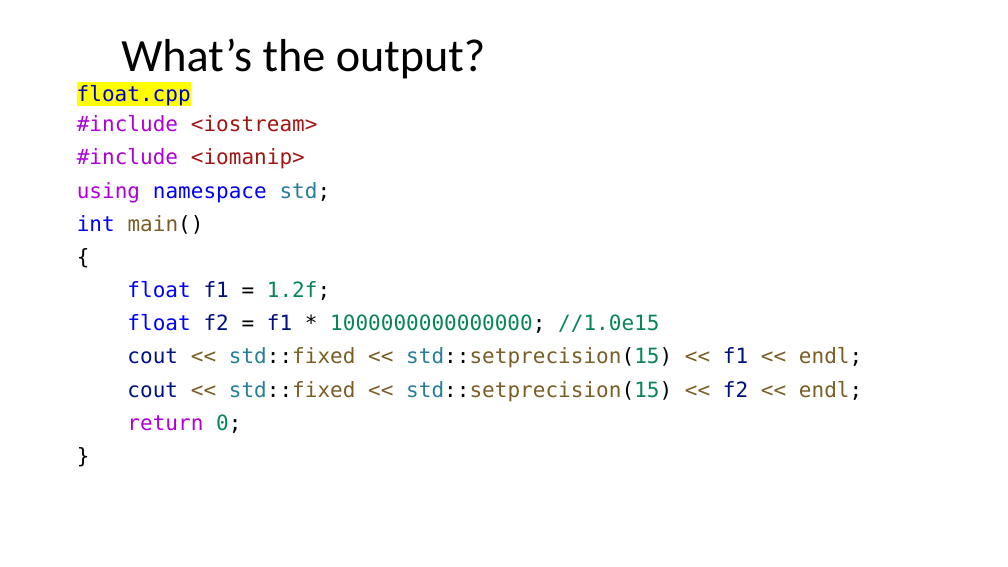
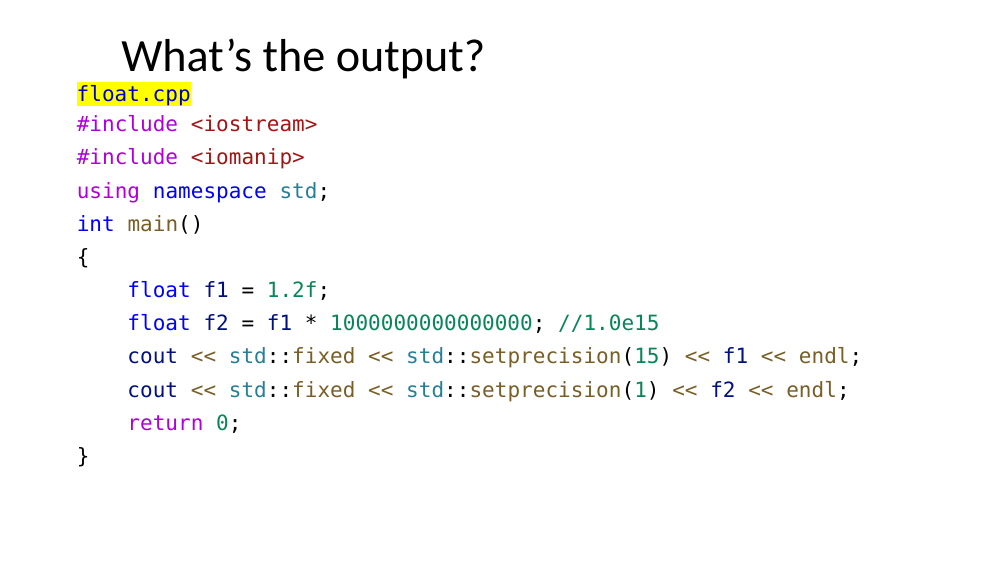
Before and after one commit to ShiqiYu/CPP, a slide deck: slide 21 of week02/Lecture02.pptx. Drawn at 1008x567 pixels with LibreOffice and Linux fonts; fonts in the diff are those of the drawing; background and template pictures are left out. Boxes give left, top, right and bottom in pixels: in the first picture for what was removed or moved away, otherwise in the second. Text is boxed around its words. In the diff, an @@ line names an element or a change of style, - is before the commit and + after.

```diff
--- a/week02/Lecture02.pptx
+++ b/week02/Lecture02.pptx
@@ text at bbox=[127, 381, 849, 402]: text changed @@
-cout << std::fixed << std::setprecision(15) << f2 << endl;
+cout << std::fixed << std::setprecision(1) << f2 << endl;
```
Also in this commit, not shown: 1 other slide changed, 3 other files.
